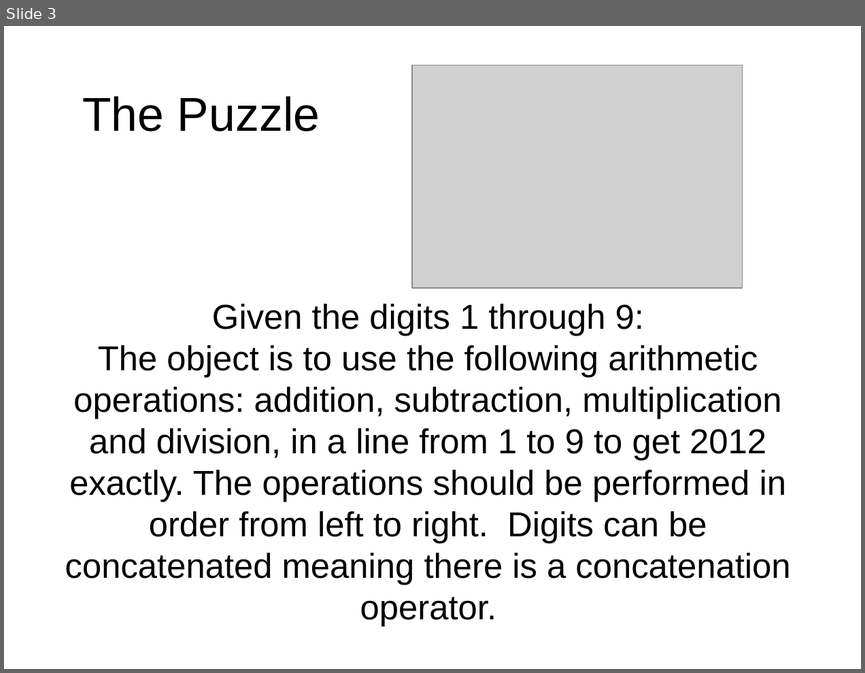
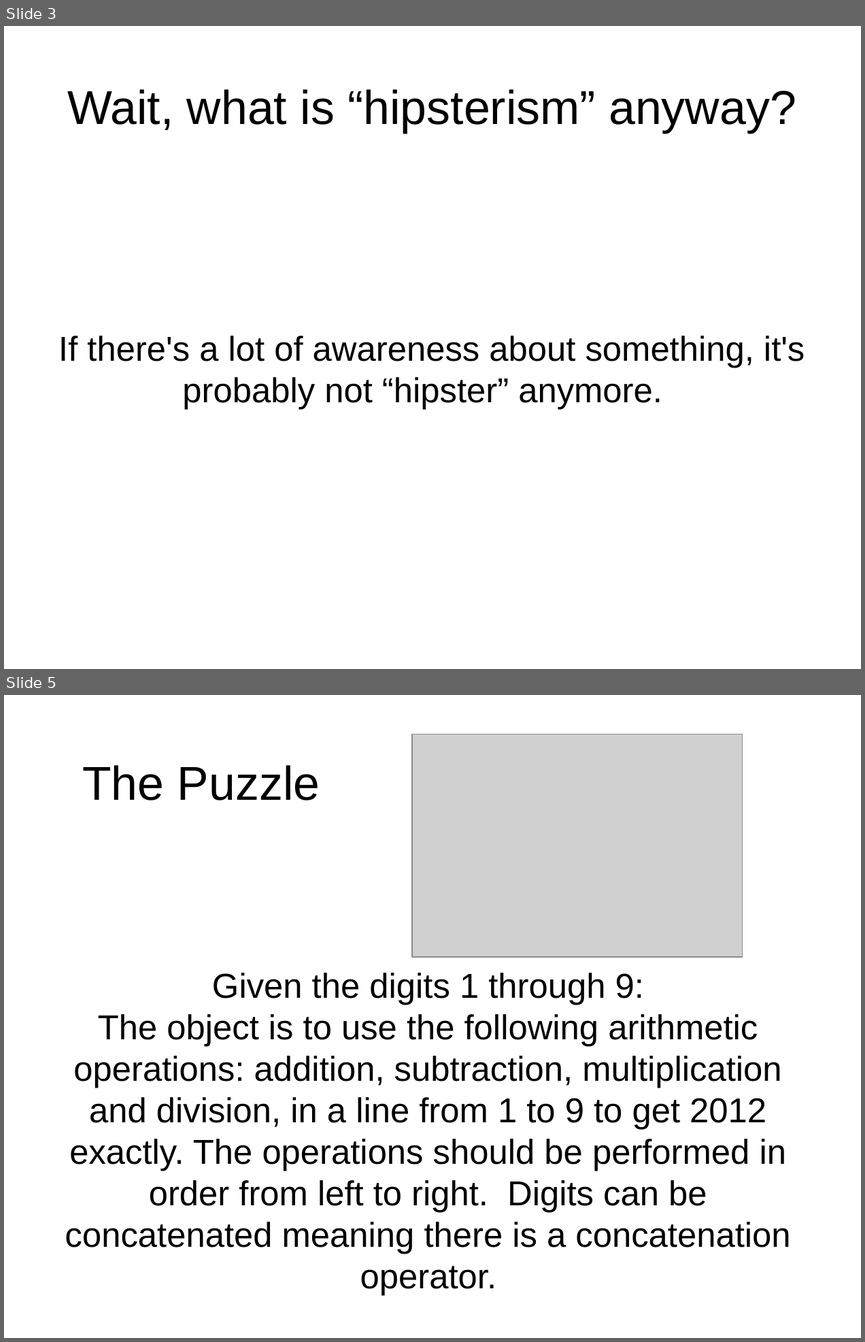
Before and after one commit to philtomson/OSBridge2012Talk, a slide deck: OSBridge2012.odp. Shown one above the other, each under a label of ours: slide 3 before the commit, slides 3 and 5 after it; the slides between them are not shown. The pictures are 865x673 and 865x1342 pixels, drawn with LibreOffice and Linux fonts; fonts in the diff are those of the drawing; grey boxes stand for pictures. Boxes give left, top, right and bottom in pixels: in the first picture for what was removed or moved away, otherwise in the second. Text is boxed around its words. In the diff, an @@ line names an element or a change of style, - is before the commit and + after.

```diff
--- a/OSBridge2012.odp
+++ b/OSBridge2012.odp
@@ slide 3 added at <box>4,26,861,669</box>, background #FFFFFF @@
@@ title added at <box>67,89,796,133</box>, 44 pt, text #000000 @@
+Wait, what is “hipsterism” anyway?
@@ subtitle added at <box>58,335,804,409</box>, 32 pt, text #000000 @@
+If there's a lot of awareness about something, it's probably not “hipster” anymore.
@@ what was slide 3 is now slide 5 @@
```
Also in this commit, not shown: 2 slides changed, 2 other slides added, 1 slide removed.
